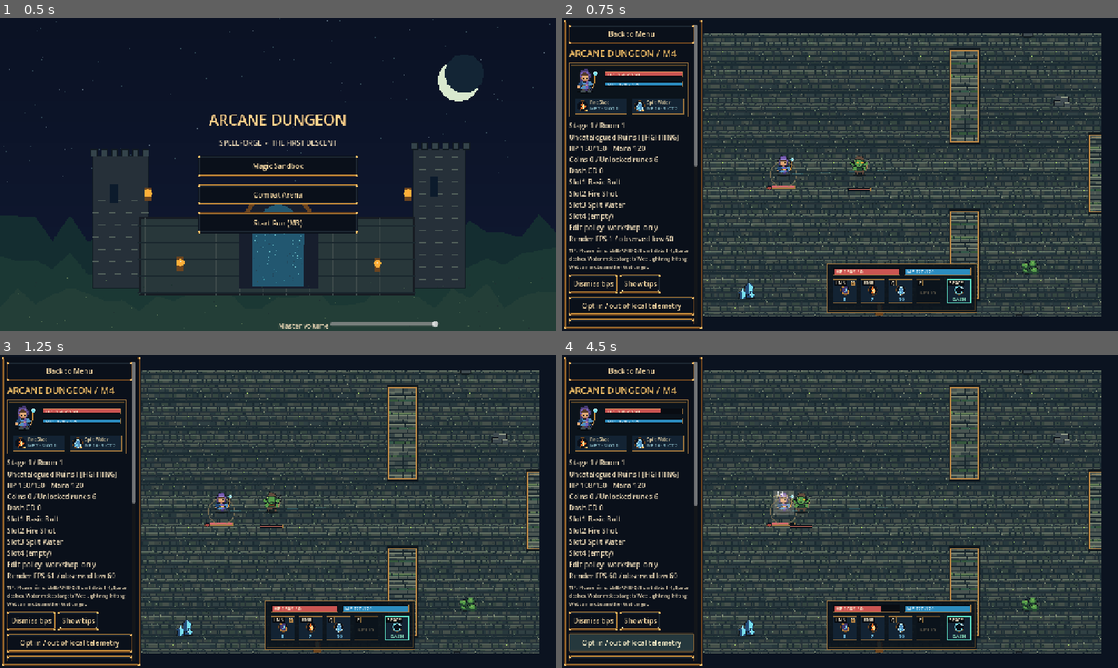
Above: before the commit, frames 1-4 (two rows, left to right).
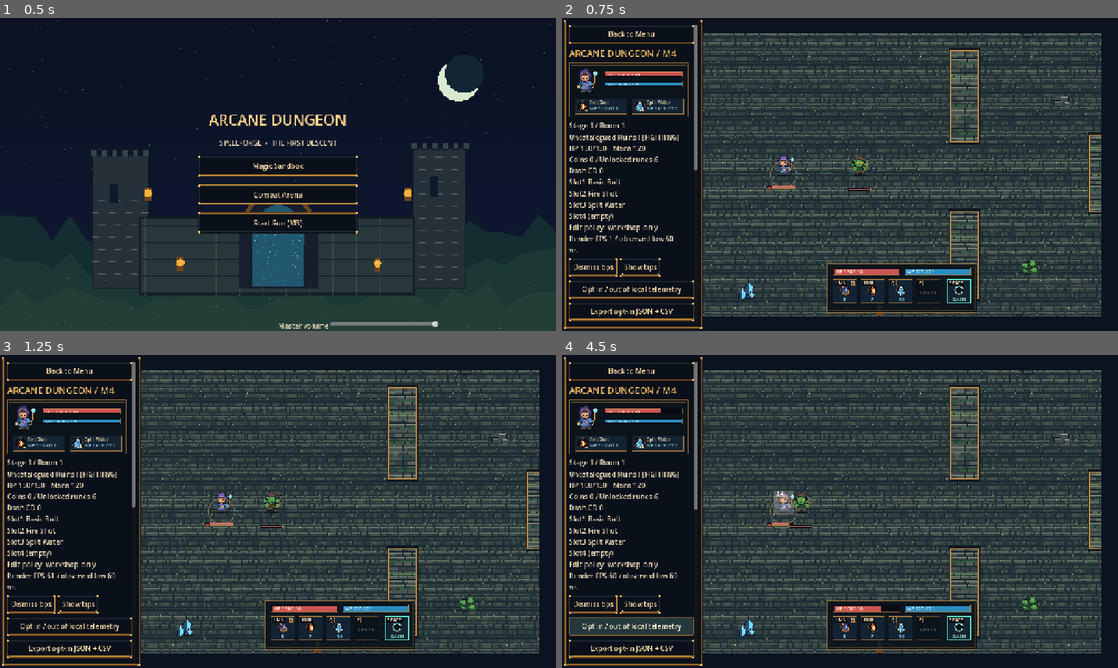
Above: after the commit, the same moments.

Repository: franklinjr12/ArcaneDungeon
Game: Godot game, scene res://scenes/main.tscn
Two runs of this game, one before a commit and one after it. Both use one fixed random seed, a clock stepped at 60 frames per second and the inputs below.
Inputs:
- Up to frame 1 (0.5 s): no input
- Up to frame 2 (0.75 s): click "Start Run (M3)" at 0.5 s
- Up to frame 3 (1.25 s): no input
- Up to frame 4 (4.5 s): click "Dismiss tips" at 1.25 s; click "Dismiss tips" at 2 s; click "Show tips" at 2.75 s; click "Show tips" at 3.5 s; click "Opt in / out of local telemet…" at 4.25 s

Frame 1 is identical in both runs. In frame 2, 1.5% of the frame differs, in the area x 1-25%, y 47-98%; in frame 3, 1.5%; in frame 4, 3.0%.

Commit message:
AD-042: data-driven R1 onboarding tips, once-per-profile seen set, tests
Co-Authored-By: Claude Sonnet 5.5 <noreply@anthropic.com>

Diff:
--- /dev/null
+++ b/tests/test_ad_onboarding.gd
@@ -0,0 +1,30 @@
+extends RefCounted
+## AD-042: data-driven onboarding tips, once per profile, one on screen.
+const Prompts = preload("res://ui/onboarding_prompts.gd")
+
+func run(t) -> void:
+	var raw: Dictionary = JSON.parse_string(FileAccess.get_file_as_string(Prompts.FLAVOUR_PATH))
+	t.check(raw.has("onboarding"), "AD-042 onboarding block exists")
+	var p = Prompts.new()
+	for id in Prompts.TIP_IDS:
+		var s := str(p.tips.get(id, ""))
+		t.check(not s.is_empty() and s.length() <= Prompts.MAX_CHARS, "AD-042 tip loads and fits: " + id)
+		t.check(not s.containsn("battlemage"), "AD-042 no Battlemage: " + id)
+	t.check(str(p.tips["room1"]).contains("Space") and str(p.tips["room1"]).contains("i-frames"), "AD-042 room1 text")
+	t.check(str(p.tips["first_reward"]).contains("3 cards"), "AD-042 first_reward text")
+	t.check(str(p.tips["first_workshop"]).contains("slot 4"), "AD-042 first_workshop text")
+	t.equal(p.trigger("room1"), p.tips["room1"], "AD-042 first trigger returns text")
+	t.equal(p.trigger("room1"), "", "AD-042 second trigger empty")
+	p.trigger("first_reward")
+	t.equal(p.current, "first_reward", "AD-042 new tip replaces current")
+	t.equal(p.text(), p.tips["first_reward"], "AD-042 only one tip visible")
+	t.equal(p.trigger("nope"), "", "AD-042 unknown id")
+	p.dismiss()
+	t.equal(p.text(), "", "AD-042 dismiss clears text")
+	p.reopen()
+	t.equal(p.text(), "", "AD-042 reopen does not resurrect")
+	t.equal(p.trigger("first_reward"), "", "AD-042 seen tip not re-shown")
+	var q = Prompts.new()
+	q.load_seen(["room1", "bogus"])
+	t.equal(q.trigger("room1"), "", "AD-042 seen from profile suppressed")
+	t.check(not q.seen.has("bogus"), "AD-042 unknown seen id dropped")
--- a/tests/test_m4_experiment.gd
+++ b/tests/test_m4_experiment.gd
@@ -59,14 +59,8 @@
 	t.equal(recorder.export_csv("user://disabled_m4_telemetry.csv"),ERR_UNAVAILABLE,
 		"TASK-052 cannot export while disabled")
 	var guides = Prompts.new()
-	t.check(guides.message("combat").contains("Water") and guides.message("combat").contains("Lightning"),
-		"TASK-053 combat tip teaches Water then Lightning")
-	t.check(guides.message("editor").contains("MUST include a Burst payload"),
-		"TASK-053 On Hit explanation includes required Burst payload")
-	t.check(guides.message("workshop").contains("without changing run HP"),
-		"TASK-053 tutorial explains safe practice")
+	t.check(not guides.trigger("room1").is_empty(), "TASK-053 room 1 tip triggers")
 	guides.dismiss()
-	t.equal(guides.message("editor"),"","TASK-053 hints dismissed nonblocking")
+	t.equal(guides.text(),"","TASK-053 hints dismissed nonblocking")
 	guides.reopen()
-	t.check(not guides.message("editor").is_empty(),"TASK-053 hints can be reopened")
-	t.check(not guides.message("reward").is_empty(),"TASK-053 contextual reward hint available")
+	t.check(not guides.trigger("first_reward").is_empty(),"TASK-053 hints can be reopened for next tip")
--- a/ui/onboarding_prompts.gd
+++ b/ui/onboarding_prompts.gd
@@ -1,21 +1,44 @@
 extends RefCounted
-## TASK-053: nonblocking context hints; dismiss and reopen in same session.
-const TIPS := {
-	"combat":"Mouse aims. LMB/RMB/Q/E cast slots 1-4; Space dashes. Water makes targets Wet; Lightning hitting Wet can arc to another Wet target.",
-	"reward":"Runes are reusable knowledge, not consumable items. Choose a new rune to expand the editor or choose currency.",
-	"editor":"A spell combines Essence (what), Manifestation (shape), optional Modifier (behavior). On Hit only works on Projectile and MUST include a Burst payload with its own Essence.",
-	"workshop":"Edit your spell, Apply a valid draft, then test on dummies without changing run HP or currency. Prepare Wet targets and use Lightning to discover arcs.",
-	"shop":"Spend boss currency to unlock a new reusable rune or a numeric HP upgrade; stock is fixed for this run seed.",
-	"door":"After combat and pending waves are complete, approach the green EXIT marker and press F."
-}
+## AD-042: R1 onboarding tips from flavour_v1.json; max one on screen, once per profile, nonblocking.
+const FLAVOUR_PATH := "res://world/data/flavour_v1.json"
+const TIP_IDS := ["room1", "first_reward", "first_workshop"]
+const MAX_CHARS := 90
+var tips: Dictionary = {}
+var seen: Array = []
 var dismissed := false
-var shown: Dictionary = {}
+var current := ""
+
+func _init() -> void:
+	if not FileAccess.file_exists(FLAVOUR_PATH):
+		return
+	var data = JSON.parse_string(FileAccess.get_file_as_string(FLAVOUR_PATH))
+	if data is Dictionary and data.get("onboarding") is Dictionary:
+		tips = data["onboarding"]
+
+func load_seen(ids: Array) -> void:
+	seen = []
+	for id in ids:
+		if TIP_IDS.has(str(id)) and not seen.has(str(id)):
+			seen.append(str(id))
+
+func trigger(id: String) -> String:
+	if not TIP_IDS.has(id) or not tips.has(id) or seen.has(id) or dismissed:
+		return ""
+	seen.append(id)
+	current = id
+	return str(tips[id])
+
+func text() -> String:
+	if dismissed or current.is_empty():
+		return ""
+	return str(tips.get(current, ""))
+
 func dismiss() -> void:
 	dismissed = true
+	current = ""
+
 func reopen() -> void:
 	dismissed = false
-func message(context: String) -> String:
-	if dismissed:
-		return ""
-	shown[context] = true
-	return str(TIPS.get(context,""))
+
+func message(_context: String) -> String:
+	return text()
--- a/world/data/flavour_v1.json
+++ b/world/data/flavour_v1.json
@@ -1,6 +1,11 @@
 {
   "schema_version": 1,
   "rift_line": "Something in the Uncatalogued Ruins has opened a rift, and the Undead it wakes now guard it.",
+  "onboarding": {
+    "room1": "Move/aim with mouse. LMB bolt, RMB/Q presets, Space dash gives i-frames.",
+    "first_reward": "3 cards: pick 1. Each card adds a new behaviour to your spells.",
+    "first_workshop": "Edit slot 4, test it in the range. Invalid spells show why."
+  },
   "room_names": {
     "s1_r1": "Uncatalogued Ruins I",
     "s1_r2": "Uncatalogued Ruins II",
